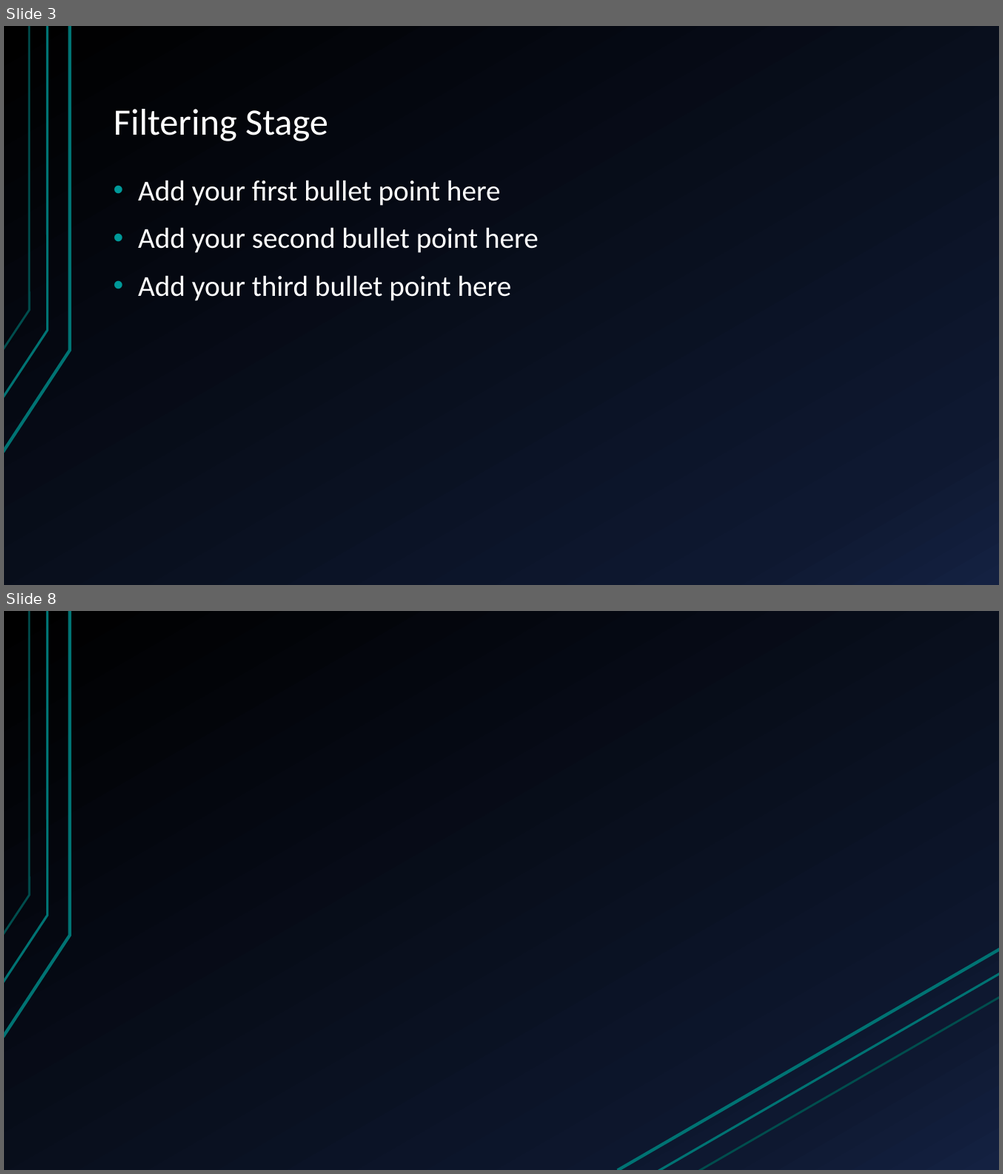
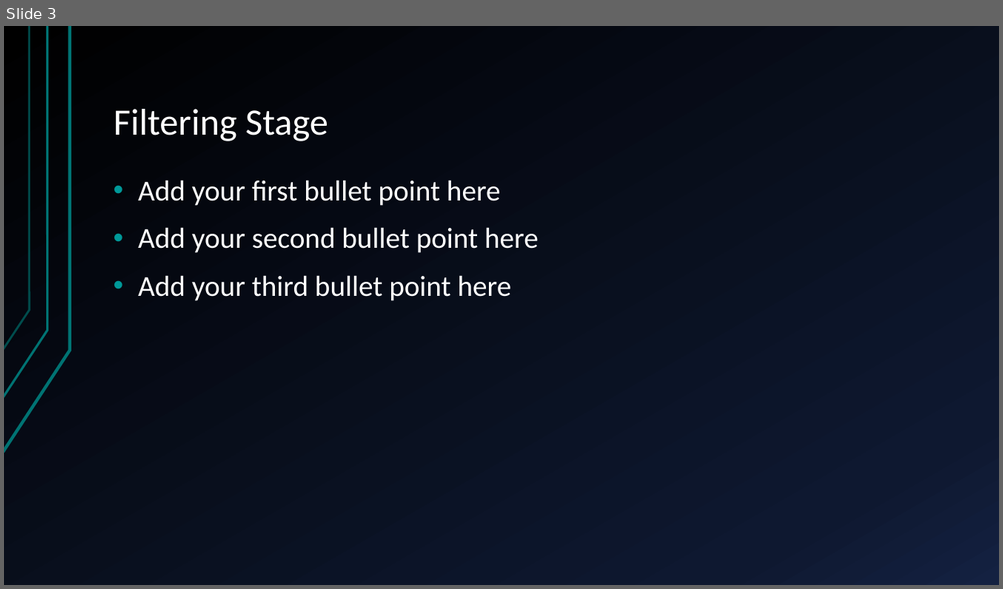
Before and after one commit to danielsaul/emg-sensor-scenario, a slide deck: Scenario W presentation.pptx. Shown one above the other, each under a label of ours: slides 3 and 8 before the commit, slide 3 after it; the slides between them are not shown. The pictures are 1003x1174 and 1003x589 pixels, drawn with LibreOffice and Linux fonts; fonts in the diff are those of the drawing. Boxes give left, top, right and bottom in pixels: in the first picture for what was removed or moved away, otherwise in the second. Text is boxed around its words. In the diff, an @@ line names an element or a change of style, - is before the commit and + after.

```diff
--- a/Scenario W presentation.pptx
+++ b/Scenario W presentation.pptx
@@ slide 8 removed at box(4, 611, 999, 1170), background gradient #000000 to #0F1931 to #142242; not listed: 3 template elements that a slide beside it also shows @@
@@ line removed from (617, 1170) to (999, 949) @@
@@ line removed from (657, 1170) to (999, 974) @@
@@ line removed from (699, 1170) to (999, 997) @@
```
Also in this commit, not shown: 1 slide changed, 1 slide added, 8 other slides removed.
